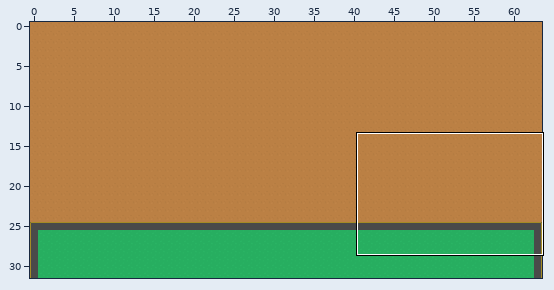
A Tiled map gets an edit: map.tmx. The first picture is a wide view before the edit; the outline marks the close-up.
Close-up. As it was:
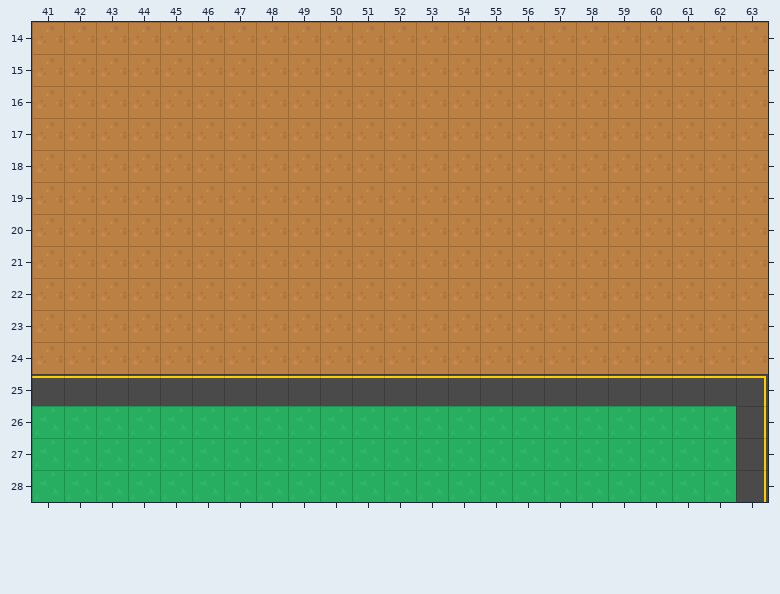
Cells are 64x64 px. Shown: x 41..63, y 14..28.
And afterwards:
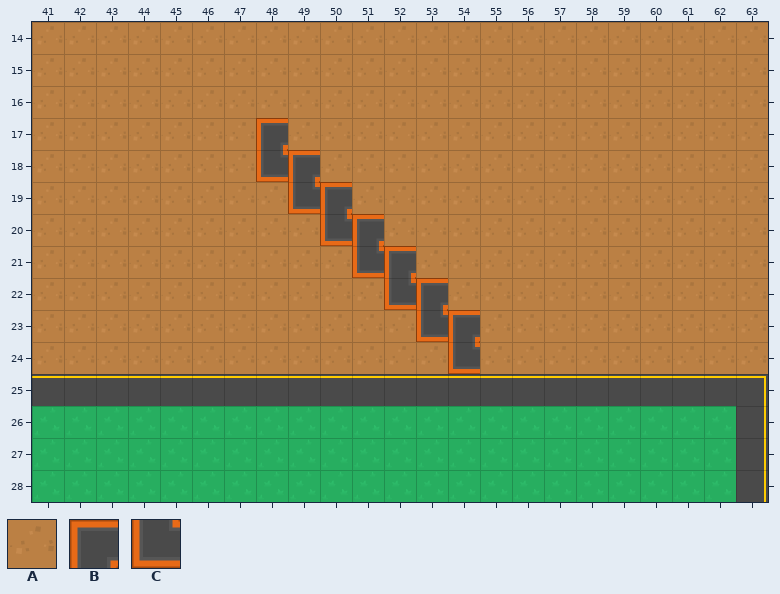
Key: from "aa": A 4, B 108, C 135.
_ is an empty cell.
Tiles replaced or removed in this view: A.
Diff:
Changed rows in their new state; . is an unchanged cell.
Layer "Слой тайлов 1":
first column x 48:
17 B......
18 CB.....
19 .CB....
20 ..CB...
21 ...CB..
22 ....CB.
23 .....CB
24 ......C
